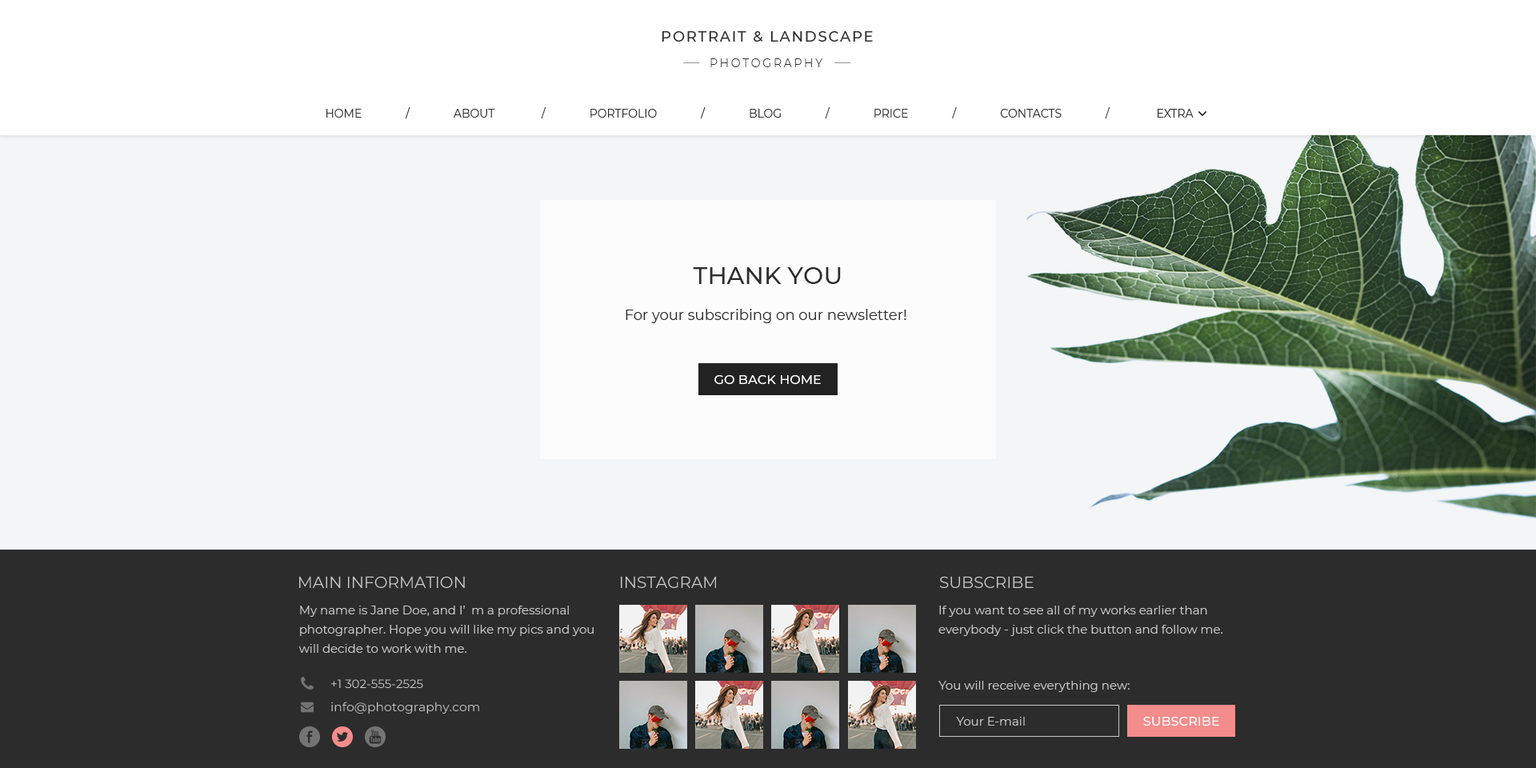
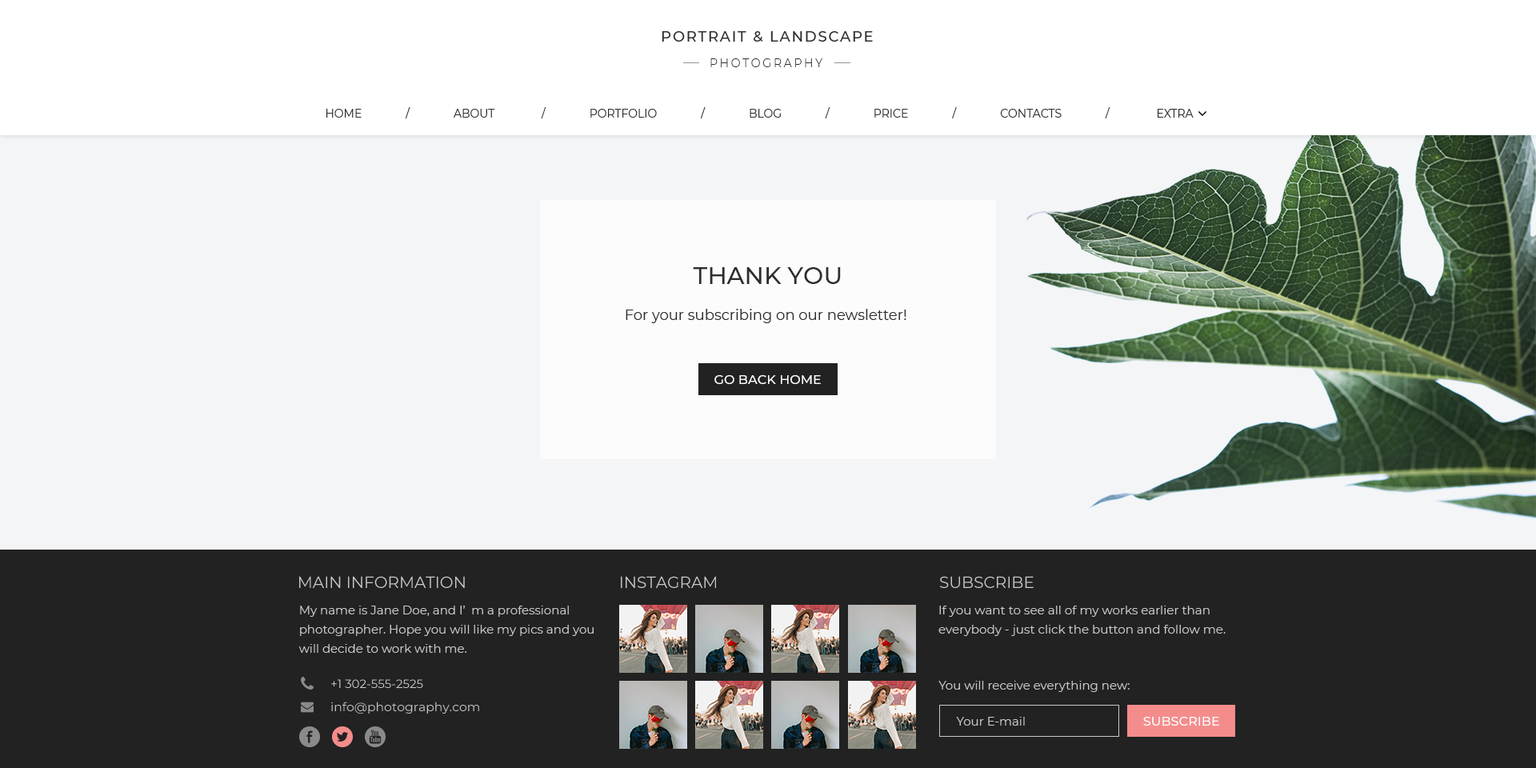
Revision of a layered 1536×768 image; what changed, layer by layer:
painted on "footer" over 0, 549, 1536, 768
